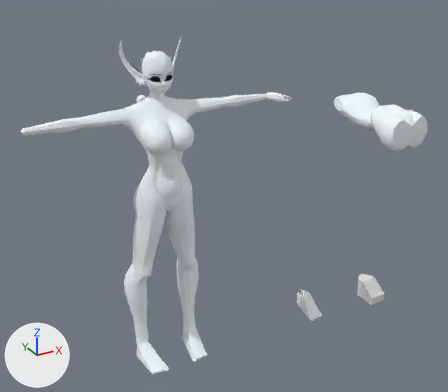
The Blender file Openhypt/OpenhyptProject/Assets/Characters/Cyrathilian.blend as it was, and as the next commit left it.
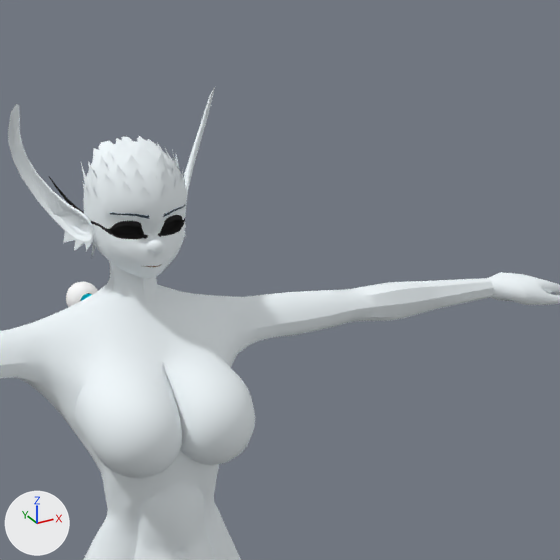
The first picture shows the older version from a camera (50 mm lens) standing at (-4.2, -9.94, 8.71) and looking at (1.36, 0.18, 3.64). The close-ups show both versions on the part from 26% to 64% of the width and 2% to 46% of the height of that picture. The axes (+X, +Y, +Z) are drawn at lower left. The lights are the same throughout.

Names of what the first close-up shows: 'Body', 'CyraEars', 'CyraHead', 'Hand'.
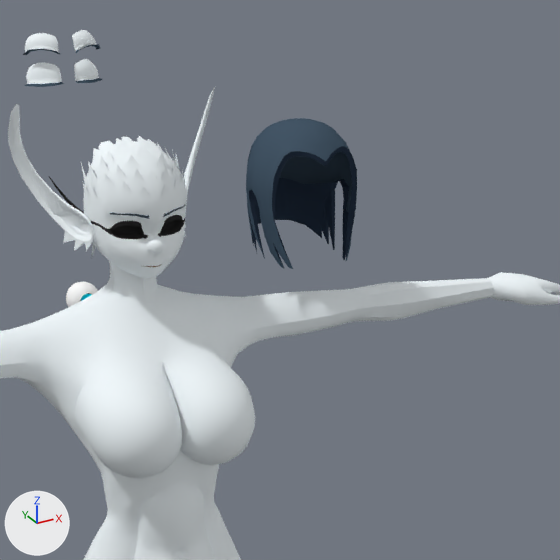
Location of each change, (x1, y1, x2, y2) in pixels of the close-ups (560 x 560 px):
'CyraHair', shown (blue): after (246, 118, 357, 269)
'Eyelids2', shown: after (25, 59, 102, 87)
'Eyelids', shown: after (23, 30, 100, 55)

The change, as a list of edits to the scene's bpy script:
```text
Change ob_eyelids2:
    remove ob_eyelids2.hide_viewport = True
Change ob_cyrahair:
    remove ob_cyrahair.hide_viewport = True
Change ob_eyelids:
    remove ob_eyelids.hide_viewport = True
```
